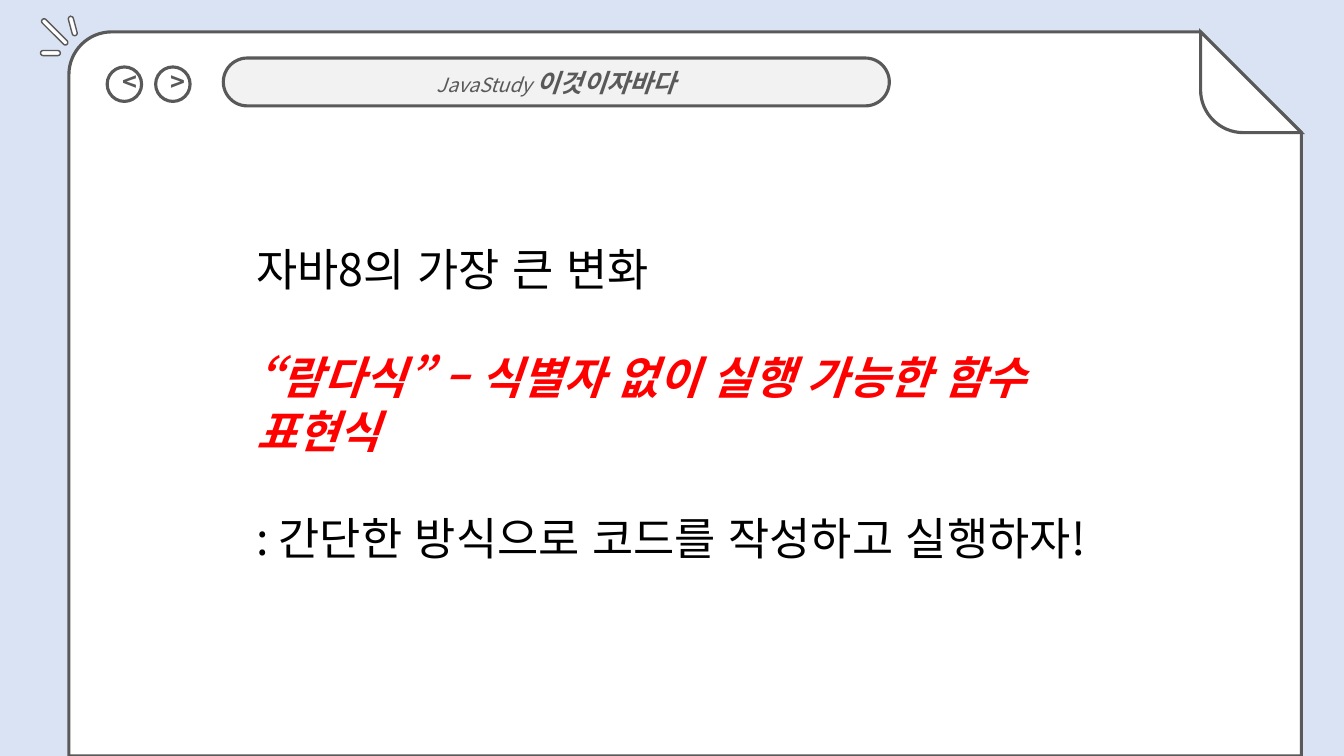
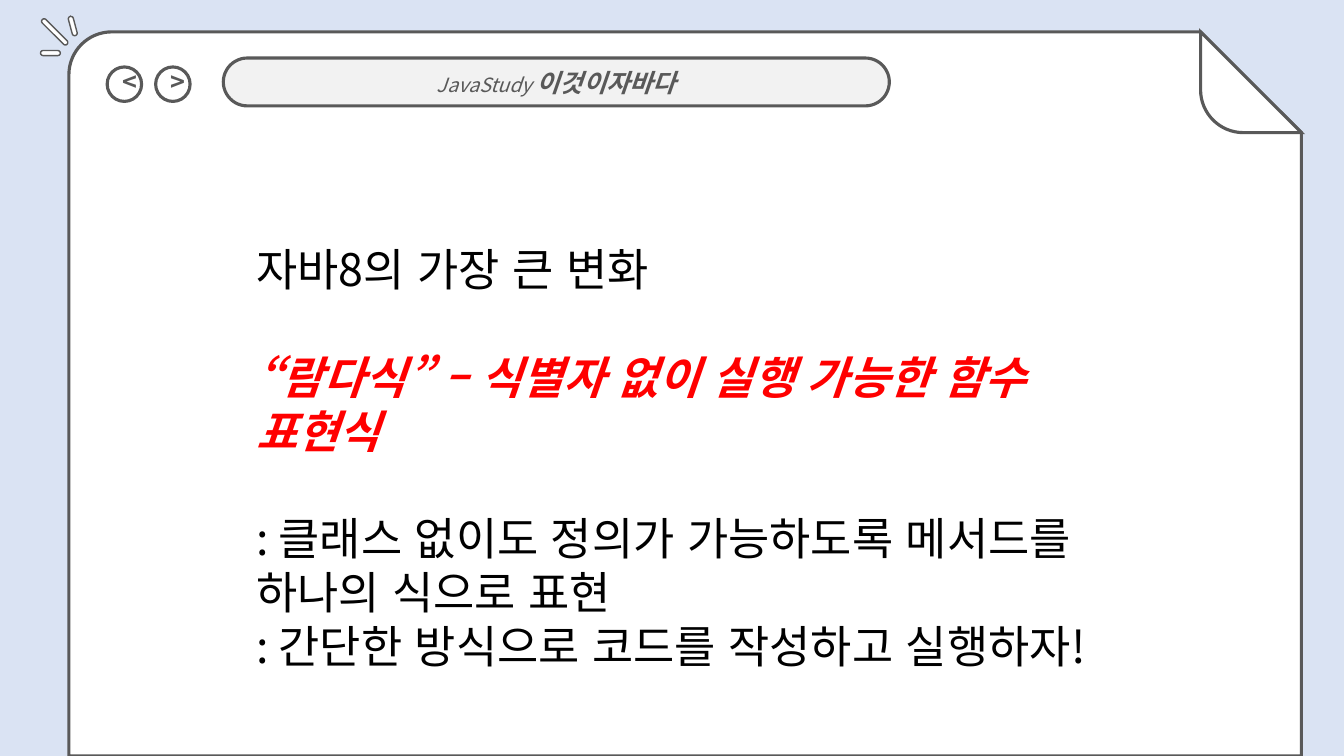
Before and after one commit to jihyyeshin/2019-1-Javastudy, a slide deck: slide 2 of 4주차/4.4 신지혜 발표자료.pptx. Drawn at 1344x756 pixels with LibreOffice and Linux fonts; fonts in the diff are those of the drawing. Boxes give left, top, right and bottom in pixels: in the first picture for what was removed or moved away, otherwise in the second. Text is boxed around its words. In the diff, an @@ line names an element or a change of style, - is before the commit and + after.

```diff
--- a/4주차/4.4 신지혜 발표자료.pptx
+++ b/4주차/4.4 신지혜 발표자료.pptx
@@ text at bbox=[256, 518, 1071, 613]: paragraph added @@
+: 클래스 없이도 정의가 가능하도록 메서드를 하나의 식으로 표현
```
Also in this commit, not shown: 1 other slide changed.
